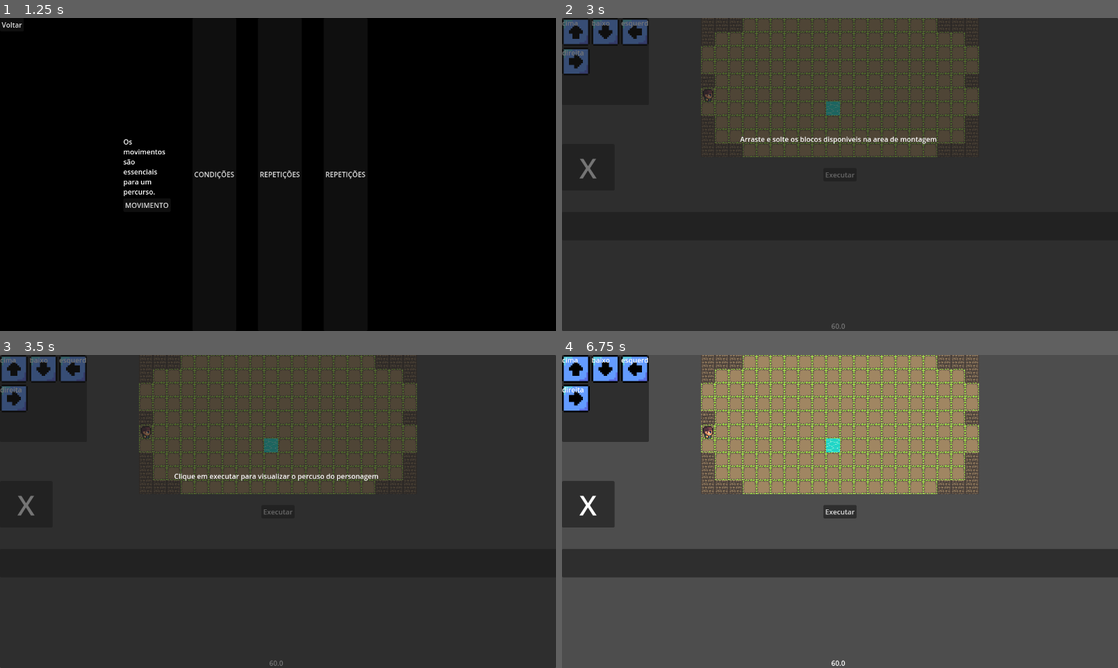
Above: before the commit, frames 1-4 (two rows, left to right).
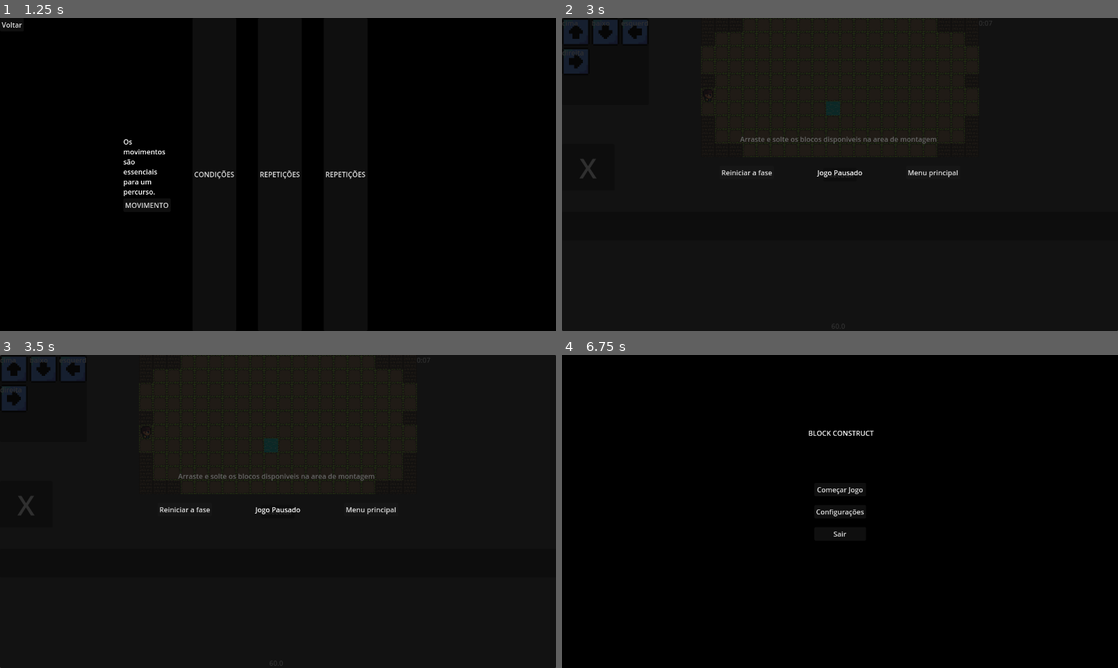
Above: after the commit, the same moments.

Repository: MusgoNato/TCC
Game: Godot game, scene res://scenes/menu.tscn
The game is run twice, just before and just after one commit, with the same random seed, the same clock (stepped at 60 frames per second) and the same inputs. The engine's default icon, where the game draws it, is replaced by a stand-in: a white triangle on a blue panel in a dark square.
Inputs (mouse positions are in pixels of both pictures, inside the frame that each line leads up to):
- Up to frame 1 (1.25 s): click "Começar Jogo" at 0.5 s
- Up to frame 2 (3 s): click "MOVIMENTO" at 1.25 s; click "Executar" at 2 s; tap Enter (pausar, bound only after the commit) at 2.75 s; move the mouse to (962, 158) at 2.77 s; hold W (up) from 2.78 s (still down); tap D (rigth) at 2.85 s
- Up to frame 3 (3.5 s): keep holding W (up)
- Up to frame 4 (6.75 s): release W (up) at 3.5 s; click (745, 508) at 3.5 s, where only the run after the commit has a clickable "Reiniciar a fase"; tap Space at 4.25 s; move the mouse to (728, 527) at 4.27 s; hold S (down) 4.28-5.03 s; tap D (rigth) at 4.35, 5.1 s; tap Enter (pausar, bound only after the commit) at 5 s; move the mouse to (895, 442) at 5.02 s; hold W (up) 5.03-5.75 s; click (934, 508) at 5.75 s, where only the run after the commit has a clickable "Menu principal"; click (573, 361) at 6.5 s, where only the run after the commit has a clickable "Voltar"

Frame 1 is identical in both runs. In frame 2, 86% of the frame differs, in the area x 0-100%, y 0-100%; in frame 3, 85%; in frame 4, 99%.

Commit message:
Updates
feat:
- Adicionado Temporizador da fase movimento
- Adicionado Interface de Pause no jogo para fases

Diff:
--- a/tcc/project.godot
+++ b/tcc/project.godot
@@ -30,7 +30,7 @@
 }
 sair={
 "deadzone": 0.5,
-"events": [Object(InputEventKey,"resource_local_to_scene":fa …(140 unchanged characters)… d":false,"keycode":0,"physical_keycode":4194305,"key_label":0,"unicode":0,"location":0,"echo":false,"script":null)
+"events": [Object(InputEventKey,"resource_local_to_scene":fa …(140 unchanged characters)… d":false,"keycode":0,"physical_keycode":81,"key_label":0,"unicode":113,"location":0,"echo":false,"script":null)
 ]
 }
 reload={
@@ -62,6 +62,11 @@
 , Object(InputEventKey,"resource_local_to_scene":false,"resource_name":"","device":-1,"window_id":0,"alt_pressed":false …(186 unchanged characters)…
 ]
 }
+pausar={
+"deadzone": 0.2,
+"events": [Object(InputEventKey,"resource_local_to_scene":false,"resource_name":"","device":-1,"window_id":0,"alt_pressed":false,"shift_pressed":false,"ctrl_pressed":false,"meta_pressed":false,"pressed":false,"keycode":0,"physical_keycode":4194309,"key_label":0,"unicode":0,"location":0,"echo":false,"script":null)
+]
+}
 
 [rendering]
 
--- a/tcc/scenes/game.tscn
+++ b/tcc/scenes/game.tscn
@@ -9,6 +9,8 @@
 [ext_resource type="Script" uid="uid://chh41sctvmt1w" path="res://scripts/info_debug.gd" id="6_jkxey"]
 [ext_resource type="PackedScene" uid="uid://bd7qbxfsxp6jx" path="res://scenes/mensagens.tscn" id="7_hdb4d"]
 [ext_resource type="Script" uid="uid://bkiifbfeg3guh" path="res://scripts/percurso_manager.gd" id="7_qtexj"]
+[ext_resource type="Script" uid="uid://c6cew0ftwnxdr" path="res://scripts/temporizador_fase.gd" id="10_vtaks"]
+[ext_resource type="Script" uid="uid://c8vsdikofay10" path="res://scripts/pause_fim_jogo.gd" id="11_kvpfn"]
 
 [node name="main" type="Control"]
 layout_mode = 3
@@ -56,6 +58,14 @@
 [node name="JsonManager" type="Node" parent="."]
 script = ExtResource("1_nn3lx")
 
+[node name="Mensagem" parent="." instance=ExtResource("7_hdb4d")]
+layout_mode = 1
+anchors_preset = -1
+anchor_left = 0.92
+anchor_bottom = 0.05
+offset_left = -0.599976
+offset_bottom = 0.0
+
 [node name="PaineisManager" type="Node" parent="."]
 script = ExtResource("3_mlko0")
 
@@ -128,10 +138,6 @@
 grow_horizontal = 2
 grow_vertical = 2
 script = ExtResource("2_jmnhl")
-
-[node name="Mensagem" parent="." instance=ExtResource("7_hdb4d")]
-visible = false
-layout_mode = 1
 
 [node name="PercursoManager" type="Node" parent="."]
 script = ExtResource("7_qtexj")
@@ -208,5 +214,70 @@
 grow_vertical = 2
 text = "Executar"
 
+[node name="TemporizadorFase" type="Node" parent="."]
+script = ExtResource("10_vtaks")
+
+[node name="Pause_FimJogo" type="Node" parent="TemporizadorFase"]
+process_mode = 3
+script = ExtResource("11_kvpfn")
+
+[node name="LayerPause_FimJogo" type="CanvasLayer" parent="TemporizadorFase/Pause_FimJogo"]
+process_mode = 3
+layer = 3
+visible = false
+
+[node name="Pause_Fim_de_Jogo" type="Panel" parent="TemporizadorFase/Pause_FimJogo/LayerPause_FimJogo"]
+self_modulate = Color(0, 0, 0, 1)
+anchors_preset = 15
+anchor_right = 1.0
+anchor_bottom = 1.0
+grow_horizontal = 2
+grow_vertical = 2
+
+[node name="VBoxContainer" type="VBoxContainer" parent="TemporizadorFase/Pause_FimJogo/LayerPause_FimJogo/Pause_Fim_de_Jogo"]
+layout_mode = 1
+anchors_preset = 8
+anchor_left = 0.5
+anchor_top = 0.5
+anchor_right = 0.5
+anchor_bottom = 0.5
+offset_left = -173.0
+offset_top = -20.0
+offset_right = 173.0
+offset_bottom = 20.0
+grow_horizontal = 2
+grow_vertical = 2
+
+[node name="HBoxContainer" type="HBoxContainer" parent="TemporizadorFase/Pause_FimJogo/LayerPause_FimJogo/Pause_Fim_de_Jogo/VBoxContainer"]
+layout_mode = 2
+size_flags_horizontal = 0
+theme_override_constants/separation = 100
+
+[node name="Btn_reiniciarFase" type="Button" parent="TemporizadorFase/Pause_FimJogo/LayerPause_FimJogo/Pause_Fim_de_Jogo/VBoxContainer/HBoxContainer"]
+layout_mode = 2
+text = "Reiniciar a fase"
+
+[node name="Texto" type="Label" parent="TemporizadorFase/Pause_FimJogo/LayerPause_FimJogo/Pause_Fim_de_Jogo/VBoxContainer/HBoxContainer"]
+layout_mode = 2
+
+[node name="Btn_MenuPrincipal" type="Button" parent="TemporizadorFase/Pause_FimJogo/LayerPause_FimJogo/Pause_Fim_de_Jogo/VBoxContainer/HBoxContainer"]
+layout_mode = 2
+text = "Menu principal"
+
+[node name="Label" type="Label" parent="TemporizadorFase"]
+anchors_preset = 5
+anchor_left = 0.5
+anchor_right = 0.5
+offset_left = 310.0
+offset_right = 350.0
+offset_bottom = 23.0
+grow_horizontal = 2
+
+[node name="Timer" type="Timer" parent="TemporizadorFase"]
+autostart = true
+
 [connection signal="timeout" from="LayerInstrucoes/TimerInstrucoes" to="." method="_on_timer_instrucoes_timeout"]
 [connection signal="button_down" from="BotaoUI/Executar" to="PercursoManager" method="_on_executar_button_down"]
+[connection signal="button_down" from="TemporizadorFase/Pause_FimJogo/LayerPause_FimJogo/Pause_Fim_de_Jogo/VBoxContainer/HBoxContainer/Btn_reiniciarFase" to="TemporizadorFase/Pause_FimJogo" method="_on_btn_reiniciar_fase_button_down"]
+[connection signal="button_down" from="TemporizadorFase/Pause_FimJogo/LayerPause_FimJogo/Pause_Fim_de_Jogo/VBoxContainer/HBoxContainer/Btn_MenuPrincipal" to="TemporizadorFase/Pause_FimJogo" method="_on_btn_menu_principal_button_down"]
+[connection signal="timeout" from="TemporizadorFase/Timer" to="TemporizadorFase" method="_on_timer_timeout"]
--- a/tcc/scripts/fase.gd
+++ b/tcc/scripts/fase.gd
@@ -16,6 +16,7 @@
 ]
 
 func _ready() -> void:
+
 	timer_instrucoes.start(1.0)
 	mostrar_instrucao()
 
--- a/tcc/scripts/info_debug.gd
+++ b/tcc/scripts/info_debug.gd
@@ -11,7 +11,7 @@
 
 func _input(event: InputEvent) -> void:
 	# Saida rapida
-	if event.is_action_pressed('sair'):
+	if event.is_action_pressed("sair"):
 		get_tree().quit()
 
 func _process(delta: float) -> void:
--- a/tcc/scripts/janela_percurso.gd
+++ b/tcc/scripts/janela_percurso.gd
@@ -12,6 +12,8 @@
 # O tamanho do tile é 32x32
 # Para que seja centralizado o movimento do jogador de acordo com o tile, y
 const OFFSET_TILE_CENTRALIZADO = 16
+const TAM_TILE_MUNDO = 32
+const POSICAO_X_INICIAL_JOGADOR = TAM_TILE_MUNDO * 6
 
 func _ready():
 	player.position = Vector2.ZERO
@@ -102,6 +104,7 @@
 func _on_envia_blocos_percurso(blocos):
 	blocos = blocos
 	if blocos.is_empty() or processando_blocos:
+		print("Painel de montagem vazio!")
 		return
 
 	processando_blocos = true
--- a/tcc/scripts/montagem.gd
+++ b/tcc/scripts/montagem.gd
@@ -1,6 +1,6 @@
 class_name Montagem extends HBoxContainer
 
-const MAX_BLOCOS = 10
+const MAX_BLOCOS = 3
 
 # Por mais que apareca como aviso na pilha de erros, tem de ser declarado para que se consiga conectar os sinais
 signal mensagem_solicitada(texto: String)
--- a/tcc/scripts/painel_manager.gd
+++ b/tcc/scripts/painel_manager.gd
@@ -11,6 +11,7 @@
 
 # Exibe dicas, mensagens, avisos, erros, etc.
 func _on_mensagem_solicitada(texto: String):
+	print("Chegou aqui")
 	## Exibe qualquer mensagem solicitada por algum node durante o jogo
 	mensagem.text = texto
 	mensagem.visible = true
--- /dev/null
+++ b/tcc/scripts/pause_fim_jogo.gd
@@ -0,0 +1,36 @@
+class_name Pause_FimJogo
+extends Node
+
+@onready var layer_pause_fim_jogo: CanvasLayer = $LayerPause_FimJogo
+@onready var texto: Label = $LayerPause_FimJogo/Pause_Fim_de_Jogo/VBoxContainer/HBoxContainer/Texto
+
+var pausado : bool = false
+var FimDeJogo : bool = false
+
+# Inputs do teclado
+func _unhandled_input(event: InputEvent) -> void:
+
+	# Bloquia pause do teclado caso o jogador tenha perdido,
+	# obrigando a ele reiniciar o jogo ou voltar ao menu principal
+	if FimDeJogo:
+		return
+	if event.is_action_pressed("pausar"):
+		alternar_pause()
+
+# Alternar entre o pause
+func alternar_pause():
+	pausado = !pausado
+	get_tree().paused = pausado
+	layer_pause_fim_jogo.visible = pausado
+	if pausado:
+		texto.text = "Jogo Pausado"
+
+
+# Sinais dos botoes da interface de pause
+func _on_btn_reiniciar_fase_button_down() -> void:
+	get_tree().paused = false
+	get_tree().reload_current_scene()
+
+func _on_btn_menu_principal_button_down() -> void:
+	get_tree().paused = false
+	get_tree().change_scene_to_file("res://scenes/fases.tscn")
--- /dev/null
+++ b/tcc/scripts/temporizador_fase.gd
@@ -0,0 +1,49 @@
+class_name TemporizadorFase
+extends Node
+
+@onready var timer: Timer = $Timer
+@onready var label: Label = $Label
+
+# Utilizando o temporizador para exibir a interface de pause, com o texto de 'Fim de jogo' ou 'jogo pausado',
+# O outro script que faz o controle da alteracao de pause eh pauseFimJogo.gd
+@onready var layer_pause_fim_jogo: CanvasLayer = $Pause_FimJogo/LayerPause_FimJogo
+@onready var texto: Label = $Pause_FimJogo/LayerPause_FimJogo/Pause_Fim_de_Jogo/VBoxContainer/HBoxContainer/Texto
+
+# Tempo de cada fase (8 = 8 segundos, 300 = 5 minutos), valor esta em segundos
+var tempo_restante: int = 8
+
+func _ready():
+	# Inicia o timer para contar a cada 1 segundo
+	timer.wait_time = 1.0
+	timer.one_shot = false
+	timer.start()
+
+	# Atualiza o label logo no início
+	atualizar_label()
+
+# Quando o tempo acabar, este sinal eh executado
+func _on_timer_timeout():
+	if tempo_restante > 0:
+		tempo_restante -= 1
+		atualizar_label()
+	else:
+		timer.stop()
+		exibe_fimDejogo("Fim de jogo!")
+
+func atualizar_label():
+	var minutos = tempo_restante / 60
+	var segundos = tempo_restante % 60
+	label.text = "%02d:%02d" % [minutos, segundos]
+
+func exibe_fimDejogo(mensagem: String):
+
+	# Exibo a interface de fim de jogo
+	layer_pause_fim_jogo.visible = true
+	texto.text = mensagem
+
+	# Altero a variavel de controle se esta ou nao em fim de jogo ou pausado
+	var pause_fim_jogo = $Pause_FimJogo
+	pause_fim_jogo.FimDeJogo = true
+
+	# Pausa o jogo em geral
+	get_tree().paused = true
Not shown: 1 places in tcc/scenes/fases.tscn that only renumber resources
Not shown: 1 places in tcc/scenes/game.tscn that only renumber resources
Not shown, added: tcc/scripts/pause_fim_jogo.gd.uid
Not shown, added: tcc/scripts/temporizador_fase.gd.uid
